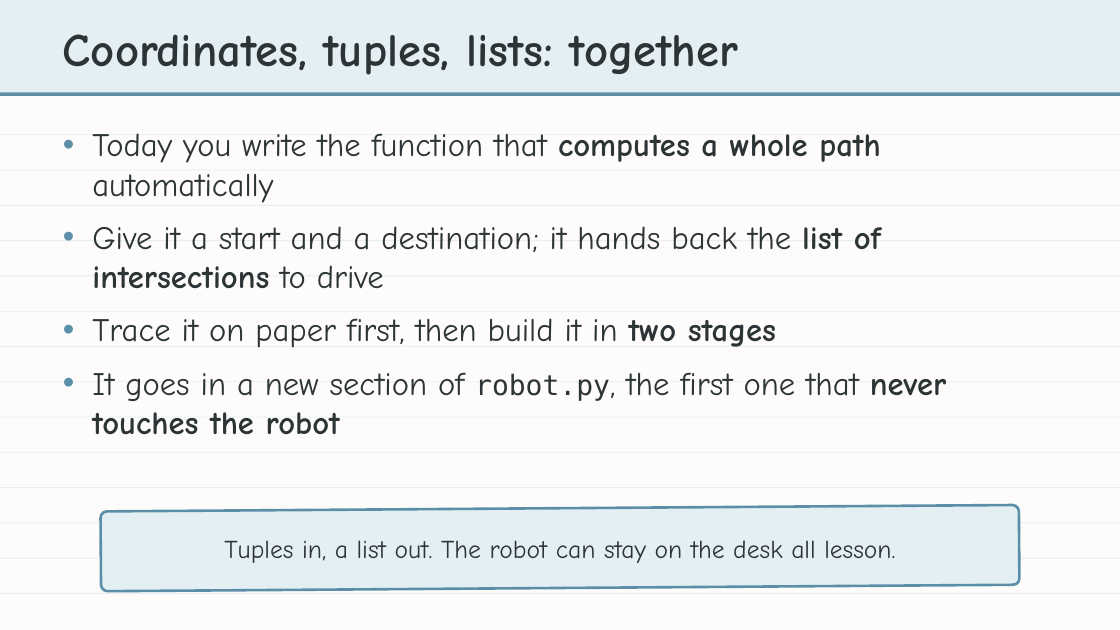
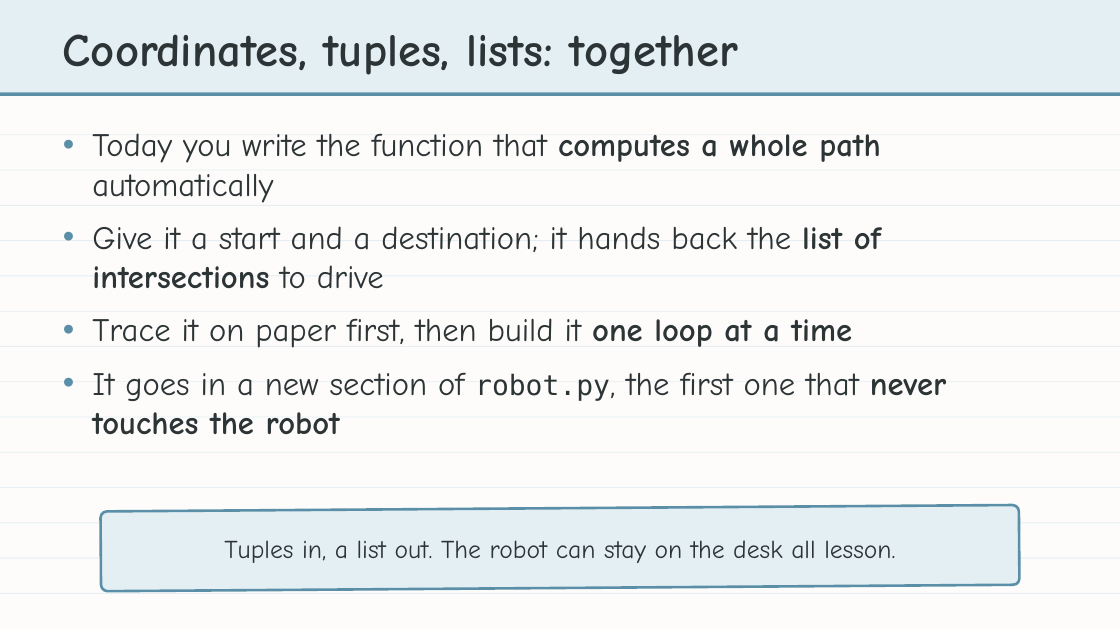
Before and after one commit to bradamiller/LearningPython, a slide deck: slide 2 of static/slides/module-04-manhattan/module-4-lesson-04-the-manhattan-algorithm.pptx. Drawn at 1120x630 pixels with LibreOffice and Linux fonts; fonts in the diff are those of the drawing. Boxes give left, top, right and bottom in pixels: in the first picture for what was removed or moved away, otherwise in the second. Text is boxed around its words. In the diff, an @@ line names an element or a change of style, - is before the commit and + after.

```diff
--- a/static/slides/module-04-manhattan/module-4-lesson-04-the-manhattan-algorithm.pptx
+++ b/static/slides/module-04-manhattan/module-4-lesson-04-the-manhattan-algorithm.pptx
@@ text at <box>92,318,852,348</box>: text changed @@
-• Trace it on paper first, then build it in two stages
+• Trace it on paper first, then build it one loop at a time
```
Also in this commit, not shown: 9 other slides changed, 2 slides added, 2 slides removed, 47 other files.
